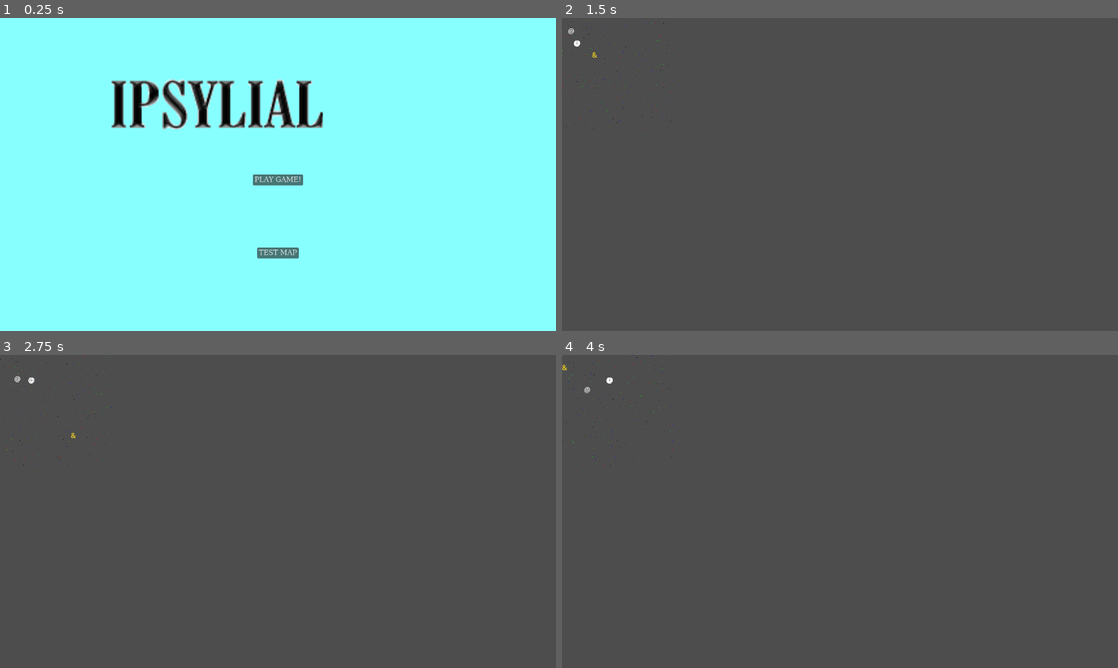
Above: before the commit, frames 1-4 (two rows, left to right).
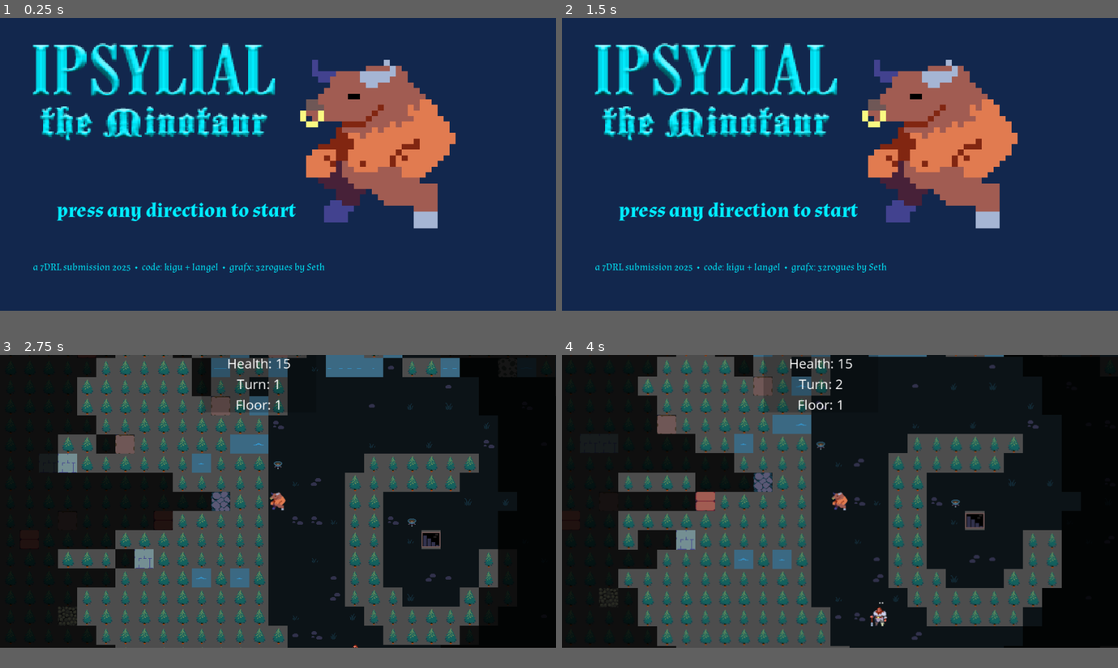
Above: after the commit, the same moments.

Repository: langel/ipsylial
Game: Godot game, scene res://scenes/main.tscn
Two runs of this game, one before a commit and one after it. Both use one fixed random seed, a clock stepped at 60 frames per second and the inputs below.
Inputs (mouse positions are in pixels of both pictures, inside the frame that each line leads up to):
- Up to frame 1 (0.25 s): no input
- Up to frame 2 (1.5 s): click "PLAY GAME!" at 0.5 s; click (945, 255) at 1.25 s, where only the run after the commit has a clickable "PLAY GAME!"
- Up to frame 3 (2.75 s): tap Enter at 2 s; move the mouse to (400, 495) at 2.02 s; hold D (move_right) from 2.03 s (still down); tap Space (space) at 2.1 s
- Up to frame 4 (4 s): tap Space (space) at 2.75 s; move the mouse to (728, 527) at 2.77 s; release D (move_right) at 2.78 s; hold S (move_down) 2.78-3.53 s; tap Mouse wheel up (zoom_in) at 2.85 s; move the mouse to (895, 442) at 3.52 s; hold D (move_right) from 3.53 s (still down); tap Mouse wheel down (zoom_out) at 3.6 s
The window is 800x450 before the commit and 800x421 after it. Grey fills any space a smaller window leaves; there, only what the larger window draws over its background counts as a difference.

The runs differ from the first frame. In frame 1, 93% of the frame differs, in the area x 0-100%, y 0-94%; in frame 2, 93%; in frame 3, 68%; in frame 4, 69%.

Commit message:
title screens are hard

Diff:
--- a/project.godot
+++ b/project.godot
@@ -24,10 +24,9 @@
 
 [display]
 
-window/size/viewport_width=1280
-window/size/viewport_height=720
+window/size/viewport_width=930
+window/size/viewport_height=490
 window/stretch/mode="viewport"
-window/stretch/scale_mode="integer"
 
 [editor_plugins]
 
--- a/scenes/main.gd
+++ b/scenes/main.gd
@@ -1,6 +1,5 @@
 extends Node
 
-const GAME_SCENE_PATH = "res://scenes/node_2d_rng_test.tscn"
 const MAP_SCENE_PATH = "res://scenes/game.tscn"
 
 @onready var title_image = $title_image
@@ -11,21 +10,44 @@
 	var start_button = $MainMenu/PlayButton
 	var map_button = $MainMenu/MapButton
 
-	start_button.connect("pressed", Callable(self, "_on_StartButton_pressed"))
 	map_button.connect("pressed", Callable(self, "_on_MapButton_pressed"))
 
-	title_image.position = Vector2(500,200)
-	title_image.scale = Vector2(3,3)
+	var screen_size = get_viewport().size  # Get window size
+	var texture_size = title_image.texture.get_size() # Get original sprite size
+	print(screen_size.x)
+	print(screen_size.y)
+	print(texture_size)
+# Calculate scale factors
+	var scale_x = screen_size.x / texture_size.x
+	var scale_y = screen_size.y / texture_size.y
+	# Apply scale
+	title_image.scale = Vector2(scale_x, scale_y)
+	print(title_image.scale)
+	title_image.centered = false
+	title_image.position = Vector2(0,0)
+
+	var start_label = $press_key
+	start_label.set_position(Vector2(95,300))
+	start_label.text = "press any direction to start"
+
+	var credits_label = $credits
+	credits_label.set_position(Vector2(55,405))
+	credits_label.text = "a 7DRL submission 2025  •  code: kigu + langel  •  grafx: 32rogues by Seth"
 
 	pass # Replace with function body.
 
 func _draw():
 	pass
 
-func _on_StartButton_pressed():
-	# Load and switch to the game scene when the button is pressed
-	GameState.start_game()
-	get_tree().change_scene_to_file(GAME_SCENE_PATH)
+func _input(event):
+	if Input.is_action_just_pressed("move_down") or Input.is_action_just_pressed("move_left") or Input.is_action_just_pressed("move_up") or Input.is_action_just_pressed("move_right"):
+		var start_label = $press_key
+		start_label.text = "generating dungeon . . ."
+		$press_key.queue_redraw()
+		GameState.start_game()
+		get_tree().change_scene_to_file(MAP_SCENE_PATH)
+
+
 
 func _on_MapButton_pressed():
 	# Load and switch to the game scene when the button is pressed
--- a/scenes/main.tscn
+++ b/scenes/main.tscn
@@ -1,7 +1,9 @@
-[gd_scene load_steps=4 format=3 uid="uid://c40xnyk34p28h"]
+[gd_scene load_steps=6 format=3 uid="uid://c40xnyk34p28h"]
 
 [ext_resource type="Script" path="res://scenes/main.gd" id="1_6bm1i"]
-[ext_resource type="Texture2D" uid="uid://dffeyov3vshdl" path="res://assets/textures/ipsylial-logo-small.png" id="2_k5dj1"]
+[ext_resource type="Texture2D" uid="uid://cx1mu5140hsu8" path="res://assets/textures/title-screen.png" id="2_7awo5"]
+[ext_resource type="FontFile" uid="uid://dcd1ftr5iwmwb" path="res://assets/fonts/Almendra-Regular.ttf" id="3_3t2tm"]
+[ext_resource type="FontFile" uid="uid://ck4tbor0r1rr6" path="res://assets/fonts/Almendra-Bold.ttf" id="3_b24cx"]
 
 [sub_resource type="FontFile" id="FontFile_m4hlp"]
 cache/0/16/0/ascent = 0.0
@@ -24,7 +26,7 @@
 offset_bottom = 720.0
 grow_horizontal = 2
 grow_vertical = 2
-color = Color(0.533333, 1, 1, 1)
+color = Color(0.0705882, 0.152941, 0.301961, 1)
 
 [node name="MainMenu" type="Control" parent="."]
 layout_mode = 1
@@ -67,4 +69,21 @@
 text = "TEST MAP"
 
 [node name="title_image" type="Sprite2D" parent="."]
-texture = ExtResource("2_k5dj1")
+texture_filter = 1
+texture = ExtResource("2_7awo5")
+
+[node name="press_key" type="Label" parent="."]
+layout_mode = 0
+offset_right = 40.0
+offset_bottom = 23.0
+theme_override_colors/font_color = Color(0, 0.929412, 1, 1)
+theme_override_fonts/font = ExtResource("3_b24cx")
+theme_override_font_sizes/font_size = 34
+
+[node name="credits" type="Label" parent="."]
+layout_mode = 0
+offset_right = 40.0
+offset_bottom = 23.0
+theme_override_colors/font_color = Color(0, 0.929412, 1, 1)
+theme_override_fonts/font = ExtResource("3_3t2tm")
+theme_override_font_sizes/font_size = 17
Binary file added: assets/fonts/Almendra-Bold.ttf
Not shown, added: assets/fonts/Almendra-Bold.ttf.import
Binary file added: assets/fonts/Almendra-Regular.ttf
Not shown, added: assets/fonts/Almendra-Regular.ttf.import
Binary file added: assets/textures/title-screen.png
Not shown, added: assets/textures/title-screen.png.import
Not shown, added: assets/sources/title screen.psd
